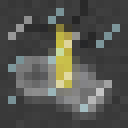
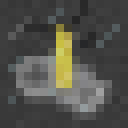
Layered file, before and after one edit (128×128). Changes by layer:
"glass": opacity 48% → 16% over left=8, top=8, right=120, bottom=112
